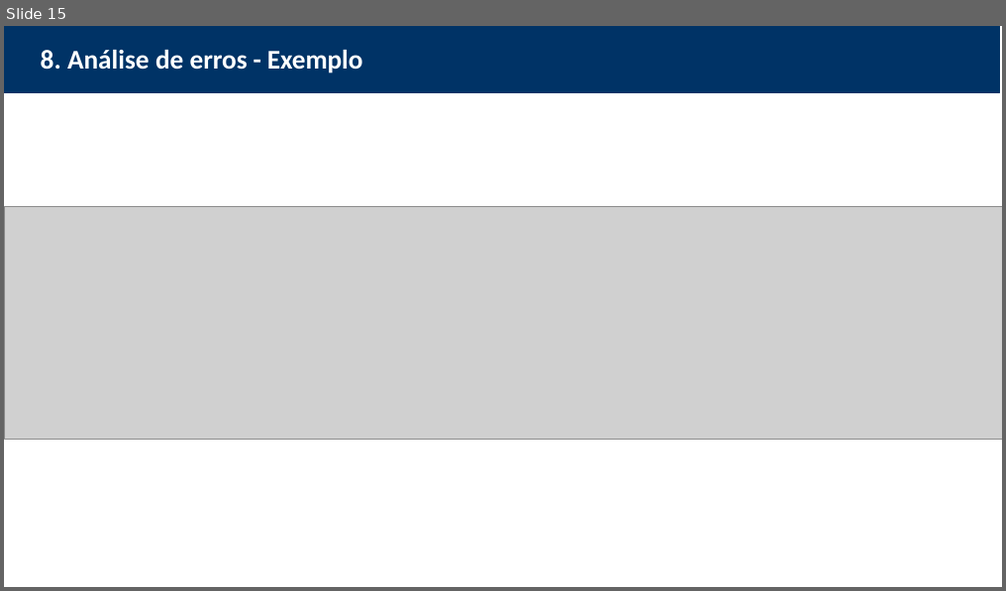
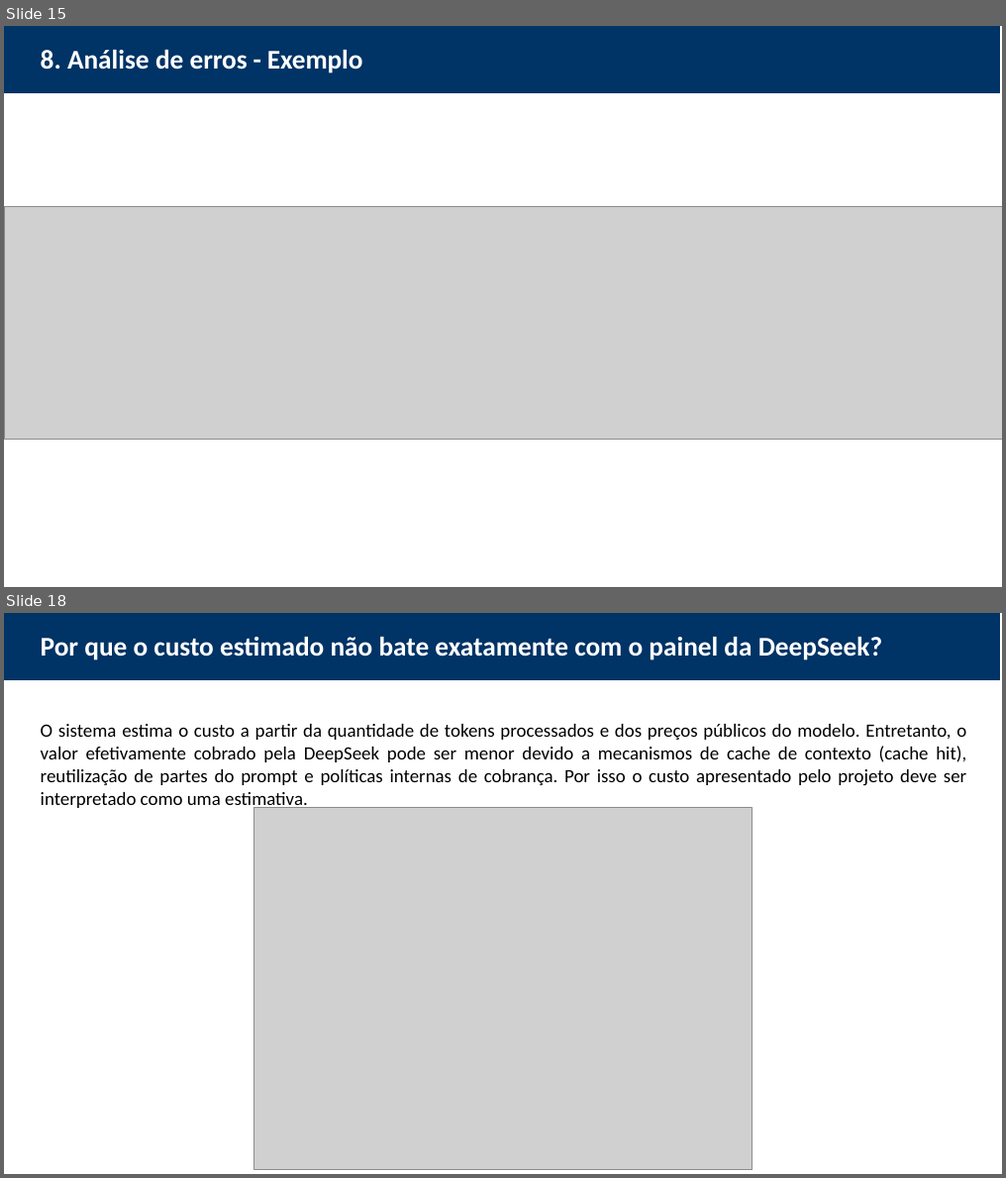
Before and after one commit to rmansano/projeto_agente_eda, a slide deck: docs/Apresentação.pptx. Shown one above the other, each under a label of ours: slide 15 before the commit, slides 15 and 18 after it; the slides between them are not shown. The pictures are 1006x591 and 1006x1178 pixels, drawn with LibreOffice and Linux fonts; fonts in the diff are those of the drawing; grey boxes stand for pictures. Boxes give left, top, right and bottom in pixels: in the first picture for what was removed or moved away, otherwise in the second. Text is boxed around its words. In the diff, an @@ line names an element or a change of style, - is before the commit and + after.

```diff
--- a/docs/Apresentação.pptx
+++ b/docs/Apresentação.pptx
@@ slide 18 added at (4,613,1002,1174), background #FFFFFF; not listed: 2 template elements that a slide beside it also shows @@
@@ title added at (41,637,882,661), 26 pt, text #FFFFFF, bold @@
+Por que o custo estimado não bate exatamente com o painel da DeepSeek?
@@ text added at (41,724,966,810), 18 pt, text #000000 @@
+O sistema estima o custo a partir da quantidade de tokens processados e dos preços públicos do modelo. Entretanto, o valor efetivamente cobrado pela DeepSeek pode ser menor devido a mecanismos de cache de contexto (cache hit), reutilização de partes do prompt e políticas internas de cobrança. Por isso o custo apresentado pelo projeto deve ser interpretado como uma estimativa.
@@ picture added at (254,808,752,1170) @@
```
Also in this commit, not shown: 5 slides changed, 1 other slide added, 9 other files.
